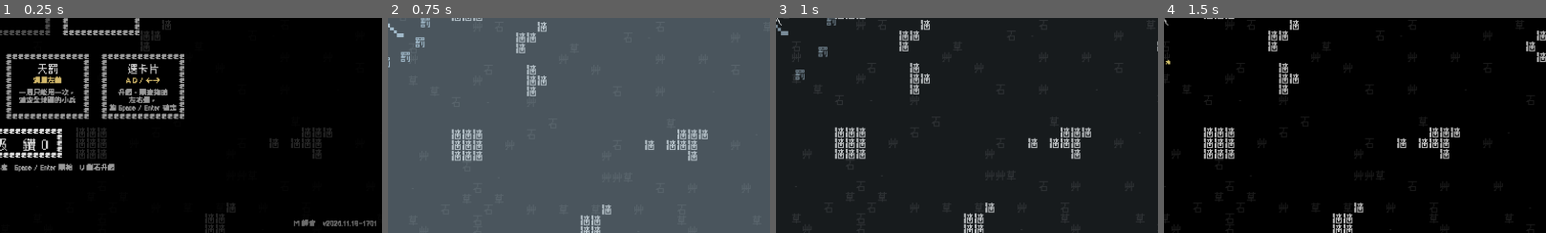
Above: before the commit, frames 1-4 (left to right).
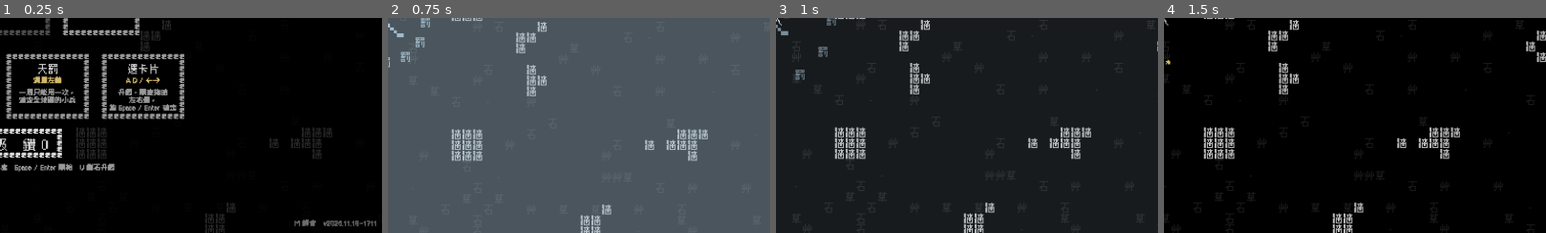
Above: after the commit, the same moments.

Repository: Scottcw1006/text-survivors
Game: Godot game, scene res://main.tscn
The game is run twice, just before and just after one commit, with the same random seed, the same clock (stepped at 60 frames per second) and the same inputs. Sound files missing from this copy of the repository are replaced by a short silence.
Inputs (mouse positions are % of the whole screen's width and height, from its top left):
- Up to frame 1 (0.25 s): no input
- Up to frame 2 (0.75 s): tap Enter at 0.5 s; move the mouse to (72, 45) at 0.52 s; hold Right (move_right) from 0.53 s (still down); tap Space (confirm) at 0.6 s; click (72, 45) at 0.67 s
- Up to frame 3 (1 s): keep holding Right (move_right)
- Up to frame 4 (1.5 s): release Right (move_right) at 1.25 s; drag from (30, 55) to (45, 70) at 1.27 s
The pictures show only the part of the screen within x 50-100%, y 50-100%; the shares and areas given below are measured in that part.

The runs differ from the first frame. In frame 1, 0.2% of the frame differs, in the area x 77-98%, y 93-97%; in frame 2, nothing differs; in frame 3, nothing differs; in frame 4, nothing differs.

Commit message:
最終決戰開場停 2 秒顯示大字；打倒最終王放 3 秒煙火再結算
Co-Authored-By: Claude Opus 5.5 <noreply@anthropic.com>

Diff:
--- a/main.gd
+++ b/main.gd
@@ -482,6 +482,10 @@
 var hud_version: Label              # 選角畫面右下角的版本號
 var hud_final_hint: Label           # 決戰開始時畫面中上方的「打倒全部最終王！」
 var final_hint_time := 0.0          # 提示還要顯示幾秒
+var final_intro := 0.0              # 最終決戰開場停頓還剩幾秒
+var celebrate := 0.0                # 過關煙火還剩幾秒
+var firework_cd := 0.0
+var big_banner: Label               # 畫面正中間的大字（最終決戰、過關）
 var hud_kills: Label
 var menu: Control                  # 選角 / 升級 / 結束畫面共用
 var menu_label: Label
@@ -506,6 +510,7 @@
 	audio = GameAudio.new()
 	add_child(audio)
 	audio.play_music("main")
+	audio._stream("res://audio/music_final.wav")   # 先載入決戰音樂，三分鐘時才不會卡
 
 	terrain = Terrain.new()
 	terrain.font = font
@@ -584,6 +589,17 @@
 		_set_paused(true)
 		return
 
+	# 最終決戰開場：全部停住 2 秒，畫面中間「最終決戰」
+	if final_intro > 0.0:
+		final_intro -= delta
+		if final_intro <= 0.0:
+			big_banner.visible = false
+		return
+	# 打倒最終王：放 3 秒煙火再進結算
+	if celebrate > 0.0:
+		_update_celebration(delta)
+		return
+
 	if hitstop > 0.0:
 		hitstop -= delta
 		return
@@ -598,7 +614,7 @@
 	if not final_phase and elapsed >= GAME_DURATION:
 		_start_final_phase()
 	if final_phase and final_bosses.is_empty():
-		_end(State.WON)
+		_start_celebration()
 		return
 
 	if player.offset != Vector2.ZERO:
@@ -1217,8 +1233,9 @@
 		boss.queue_redraw()
 		final_bosses.append(boss)
 		final_roster.append(boss.label)
-	var banner := particles.add("決戰", player.position + Vector2(0, -120), Vector2(0, -20), 2.0, 66, COLOR_ENEMY_BOSS)
-	banner.grow = 0.2
+	# 停 2 秒，畫面中間大大的「最終決戰」（也順便蓋掉生成最終王的卡頓）
+	final_intro = FINAL_INTRO_TIME
+	_show_big_banner("最終決戰", COLOR_ENEMY_BOSS)
 	_shake(12.0)
 	final_hint_time = FINAL_HINT_TIME
 
@@ -2700,6 +2717,66 @@
 
 
 const FINAL_HINT_TIME := 4.0        # 決戰開始的提示顯示幾秒
+const FINAL_INTRO_TIME := 2.0       # 最終決戰開場停幾秒
+const CELEBRATE_TIME := 3.0         # 過關煙火放幾秒
+const FIREWORK_GAP := 0.22          # 每隔幾秒放一朵
+const FIREWORK_COLORS := [Color(1.0, 0.4, 0.4), Color(1.0, 0.85, 0.3), Color(0.5, 0.9, 1.0),
+		Color(0.6, 1.0, 0.5), Color(0.9, 0.55, 1.0), Color(1.0, 0.6, 0.85)]
+
+
+func _show_big_banner(text: String, color: Color) -> void:
+	big_banner.text = text
+	big_banner.add_theme_color_override("font_color", color)
+	big_banner.visible = true
+
+
+## 打倒最終王：剩下的敵人全部碎掉、主角無敵，放 3 秒煙火
+func _start_celebration() -> void:
+	celebrate = CELEBRATE_TIME
+	firework_cd = 0.0
+	for e: Enemy in enemies.duplicate():
+		_shatter(e)
+		enemies.erase(e)
+		e.queue_free()
+	for b in arrows:
+		b.node.queue_free()
+	arrows.clear()
+	hud_boss.visible = false
+	hud_final_hint.visible = false
+	final_frame.visible = false
+	hud_time.text = "過關"
+	for ptr in boss_pointers:
+		ptr.visible = false
+	audio.stop_music()
+	audio.play("win")
+	_show_big_banner("過關！", Color(1.0, 0.85, 0.4))
+
+
+func _update_celebration(delta: float) -> void:
+	celebrate -= delta
+	firework_cd -= delta
+	if firework_cd <= 0.0:
+		firework_cd = FIREWORK_GAP
+		_firework()
+	if celebrate <= 0.0:
+		big_banner.visible = false
+		_end(State.WON)
+
+
+## 一朵煙火：在畫面裡隨機一個地方，一圈彩色的「＊」往外炸開再慢慢淡掉
+func _firework() -> void:
+	var half := get_viewport_rect().size * 0.4
+	var c := player.position + Vector2(randf_range(-half.x, half.x), randf_range(-half.y, half.y * 0.6))
+	var color: Color = FIREWORK_COLORS.pick_random()
+	var n := 18
+	var speed := randf_range(220.0, 320.0)
+	for i in n:
+		var dir := Vector2.from_angle(TAU * i / n + randf_range(-0.1, 0.1))
+		var p := particles.add("＊" if i % 2 == 0 else "．", c, dir * speed, randf_range(0.9, 1.3), 33, color)
+		p.drag = 1.8
+	var core := particles.add("火", c, Vector2.ZERO, 0.3, 44, Color.WHITE)
+	core.grow = 2.0
+	audio.play("cannon", 0.2)
 
 
 ## 決戰時上方顯示每一隻最終王的血條（打倒的顯示「擊倒」），讓玩家知道要把它們全部打倒
@@ -3003,6 +3080,16 @@
 	hud_boss.position.y = 62
 	hud_boss.visible = false
 	root.add_child(hud_boss)
+
+	big_banner = Label.new()
+	big_banner.set_anchors_and_offsets_preset(Control.PRESET_FULL_RECT)
+	big_banner.horizontal_alignment = HORIZONTAL_ALIGNMENT_CENTER
+	big_banner.vertical_alignment = VERTICAL_ALIGNMENT_CENTER
+	big_banner.add_theme_font_size_override("font_size", 165)
+	big_banner.add_theme_constant_override("outline_size", 24)
+	big_banner.mouse_filter = Control.MOUSE_FILTER_IGNORE
+	big_banner.visible = false
+	root.add_child(big_banner)
 
 	hud_final_hint = Label.new()
 	hud_final_hint.text = "打倒全部最終王！"
@@ -3142,7 +3229,7 @@
 		hud_time.add_theme_color_override("font_color", COLOR_ENEMY_BOSS)
 		_update_boss_bars()
 		# 「打倒全部最終王！」顯示幾秒，最後一秒淡出
-		hud_final_hint.visible = final_hint_time > 0.0
+		hud_final_hint.visible = final_hint_time > 0.0 and final_intro <= 0.0   # 「最終決戰」大字出現時先不顯示
 		hud_final_hint.modulate.a = clampf(final_hint_time, 0.0, 1.0)
 		final_frame.visible = true
 		final_frame.queue_redraw()
--- a/version.gd
+++ b/version.gd
@@ -1,2 +1,2 @@
 ## 由 build_web.sh 自動產生，不要手改
-const TEXT := "v2026.11.18-1701"
+const TEXT := "v2026.11.18-1711"
Renamed: docs/game_20261118-170141.apple-touch-icon.png -> docs/game_20261118-171111.apple-touch-icon.png
Renamed: docs/game_20261118-170141.icon.png -> docs/game_20261118-171111.icon.png
Renamed: docs/game_20261118-170141.png -> docs/game_20261118-171111.png
Not shown, removed: docs/game_20261118-170048.pck
Not shown, added: docs/game_20261118-171111.audio.position.worklet.js
Not shown, added: docs/game_20261118-171111.audio.worklet.js
Not shown, added: docs/game_20261118-171111.js
Not shown, added: docs/game_20261118-171111.pck
Not shown, added: docs/game_20261118-171111.wasm
